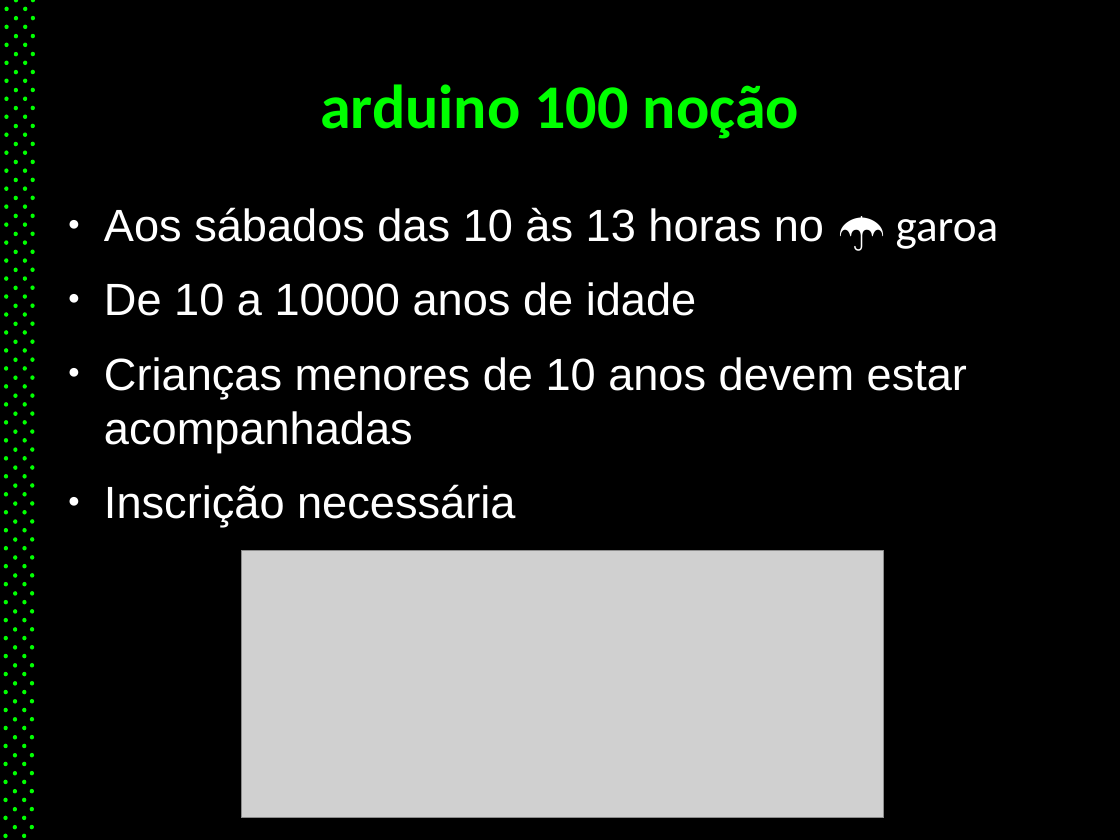
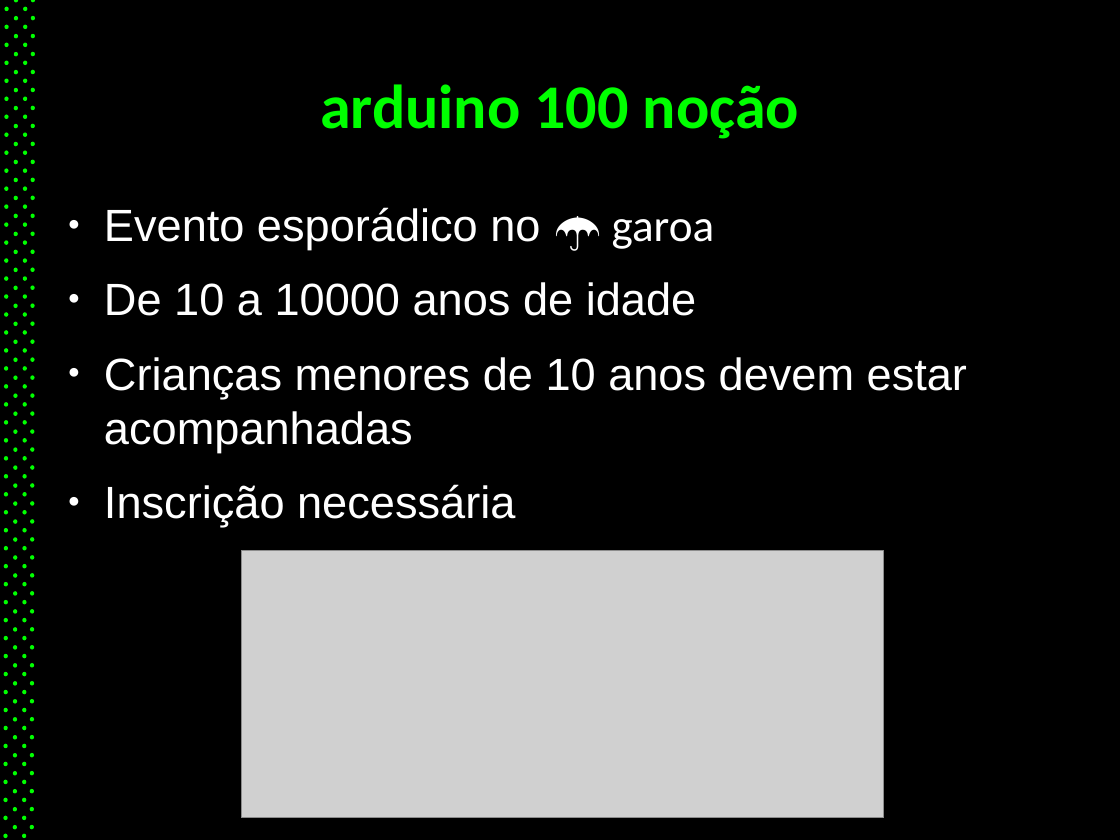
Before and after one commit to eduoda/pub, a slide deck: slide 10 of palestra_arduino.odp. Drawn at 1120x840 pixels with LibreOffice and Linux fonts; fonts in the diff are those of the drawing; grey boxes stand for pictures. Boxes give left, top, right and bottom in pixels: in the first picture for what was removed or moved away, otherwise in the second. Text is boxed around its words. In the diff, an @@ line names an element or a change of style, - is before the commit and + after.

Commit message:
Atualizacoes das palestras de arduino e drupal

```diff
--- a/palestra_arduino.odp
+++ b/palestra_arduino.odp
@@ text at (104, 207, 715, 250): text changed @@
-● Aos sábados das 10 às 13 horas no ☂ garoa
+● Evento esporádico no ☂ garoa
```
Also in this commit, not shown: 4 other slides changed, 1 other file.
